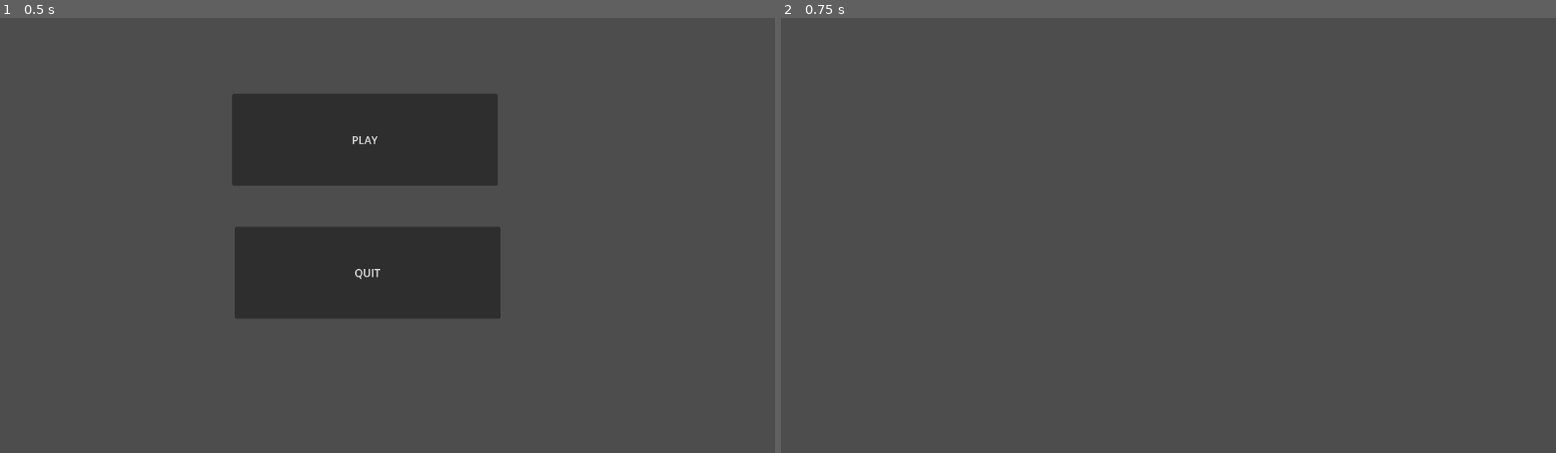
Above: before the commit, frames 1-2 (left to right).
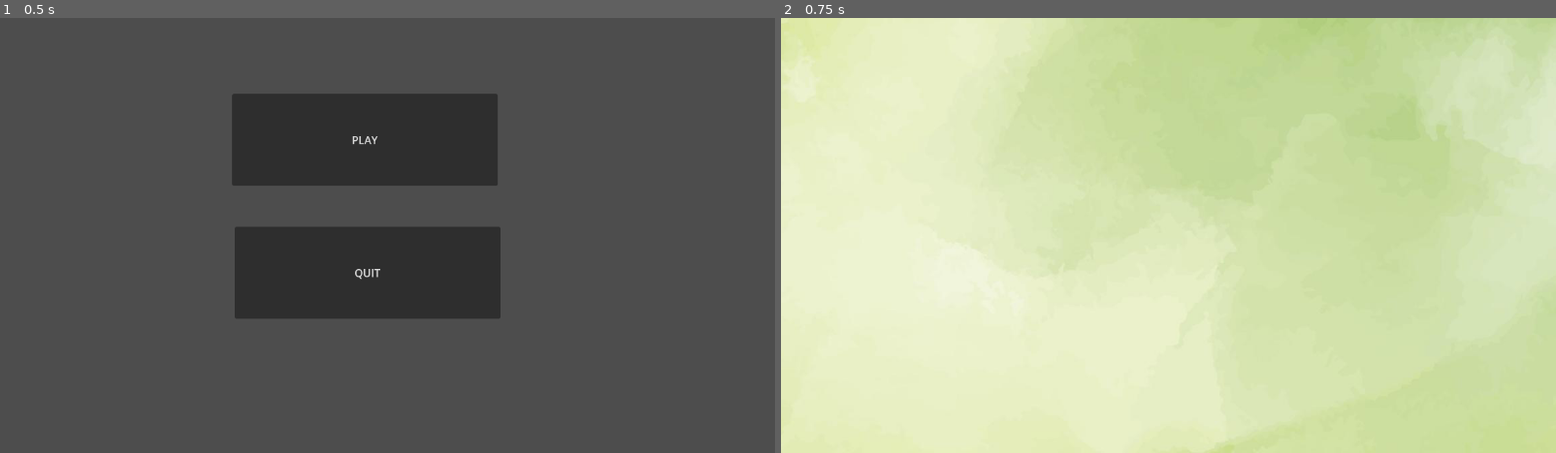
Above: after the commit, the same moments.

Repository: Nithin-3/Antibio
Game: Godot game, scene res://MainMenu.tscn
Two runs of this game, one before a commit and one after it. Both use one fixed random seed, a clock stepped at 60 frames per second and the inputs below.
Inputs:
- Up to frame 1 (0.5 s): no input
- Up to frame 2 (0.75 s): click "PLAY" at 0.5 s

Frame 1 is identical in both runs. In frame 2, 100% of the frame differs, in the area x 0-100%, y 0-100%.

Commit message:
improvements

Diff:
--- a/Game/game.tscn
+++ b/Game/game.tscn
@@ -1,3 +1,12 @@
-[gd_scene format=3 uid="uid://bugp4idf7ubbr"]
+[gd_scene load_steps=2 format=3 uid="uid://bugp4idf7ubbr"]
+
+[ext_resource type="Texture2D" uid="uid://driltbslxfknx" path="res://Game/Bg.png" id="1_t1tf6"]
 
 [node name="Game" type="Node2D"]
+
+[node name="ParallaxBackground" type="ParallaxBackground" parent="."]
+
+[node name="Bg" type="ParallaxLayer" parent="ParallaxBackground"]
+
+[node name="Sprite2D" type="Sprite2D" parent="ParallaxBackground/Bg"]
+texture = ExtResource("1_t1tf6")
--- /dev/null
+++ b/Game/player.tscn
@@ -0,0 +1,8 @@
+[gd_scene load_steps=2 format=3 uid="uid://de3pkqs0kr8ho"]
+
+[sub_resource type="CircleShape2D" id="CircleShape2D_qr1ns"]
+
+[node name="CharacterBody2D" type="CharacterBody2D"]
+
+[node name="CollisionShape2D" type="CollisionShape2D" parent="."]
+shape = SubResource("CircleShape2D_qr1ns")
Binary file added: Game/Bg.png
Not shown, added: Game/Bg.png.import
